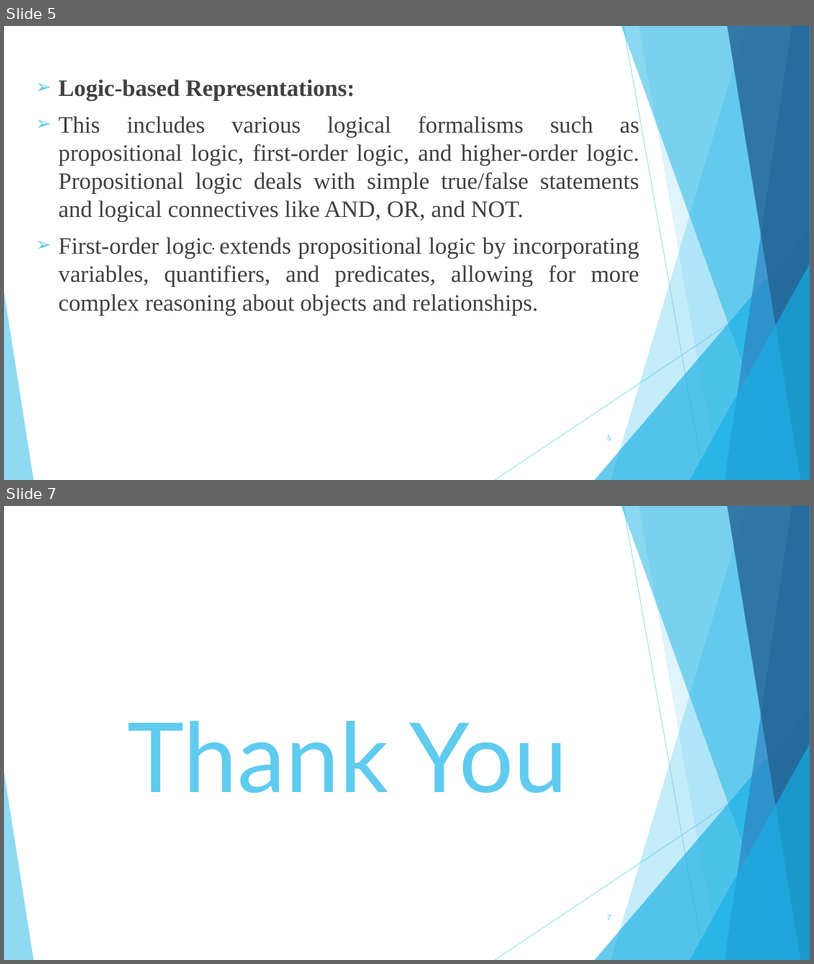
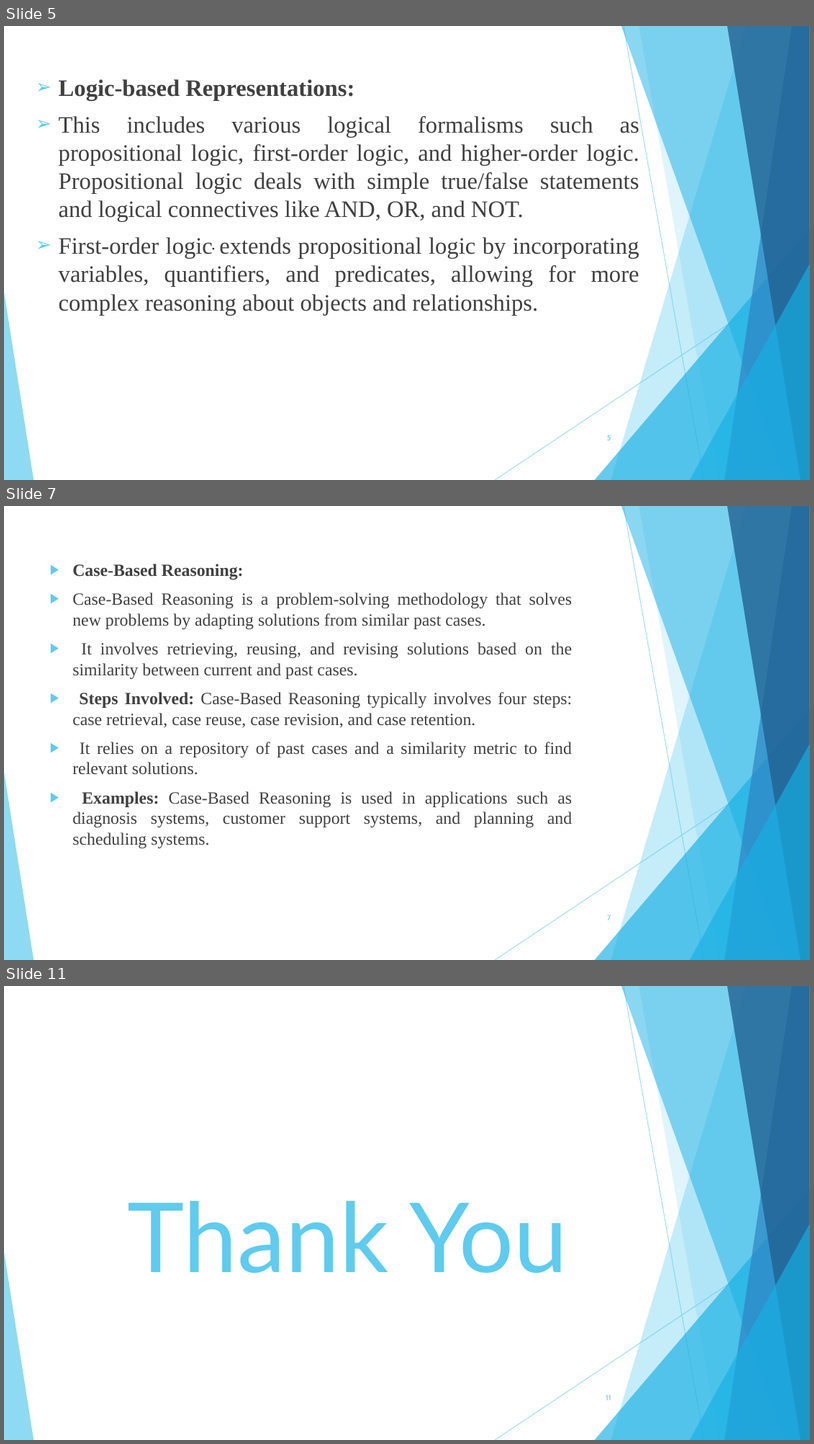
Before and after one commit to wajahatakbar/3rd-Semester-Computer-Science-AI-, a slide deck: Artificial Intelligence - 7.pptx. Shown one above the other, each under a label of ours: slides 5 and 7 before the commit, slides 5, 7 and 11 after it; the slides between them are not shown. The pictures are 814x964 and 814x1444 pixels, drawn with LibreOffice and Linux fonts; fonts in the diff are those of the drawing. Boxes give left, top, right and bottom in pixels: in the first picture for what was removed or moved away, otherwise in the second. Text is boxed around its words. In the diff, an @@ line names an element or a change of style, - is before the commit and + after.

```diff
--- a/Artificial Intelligence - 7.pptx
+++ b/Artificial Intelligence - 7.pptx
@@ slide 7 added at bbox=[4, 506, 810, 960], background #FFFFFF; not listed: 10 template elements that a slide beside it also shows @@
@@ text added at bbox=[72, 564, 572, 848], 20.4 pt, text #404040 @@
+▶ Case-Based Reasoning:
+▶ Case-Based Reasoning is a problem-solving methodology that solves new problems by adapting solutions from similar past cases.
+▶ It involves retrieving, reusing, and revising solutions based on the similarity between current and past cases.
+▶ Steps Involved: Case-Based Reasoning typically involves four steps: case retrieval, case reuse, case revision, and case retention.
+▶ It relies on a repository of past cases and a similarity metric to find relevant solutions.
+▶ Examples: Case-Based Reasoning is used in applications such as diagnosis systems, customer support systems, and planning and scheduling systems.
@@ page number added at bbox=[607, 914, 611, 920], 9 pt, text #5FCBEF @@
+7
@@ what was slide 7 is now slide 11 @@
@@ page number at bbox=[606, 1395, 611, 1400]: text changed @@
-7
+11
```
Also in this commit, not shown: 1 slide changed, 3 other slides added.
